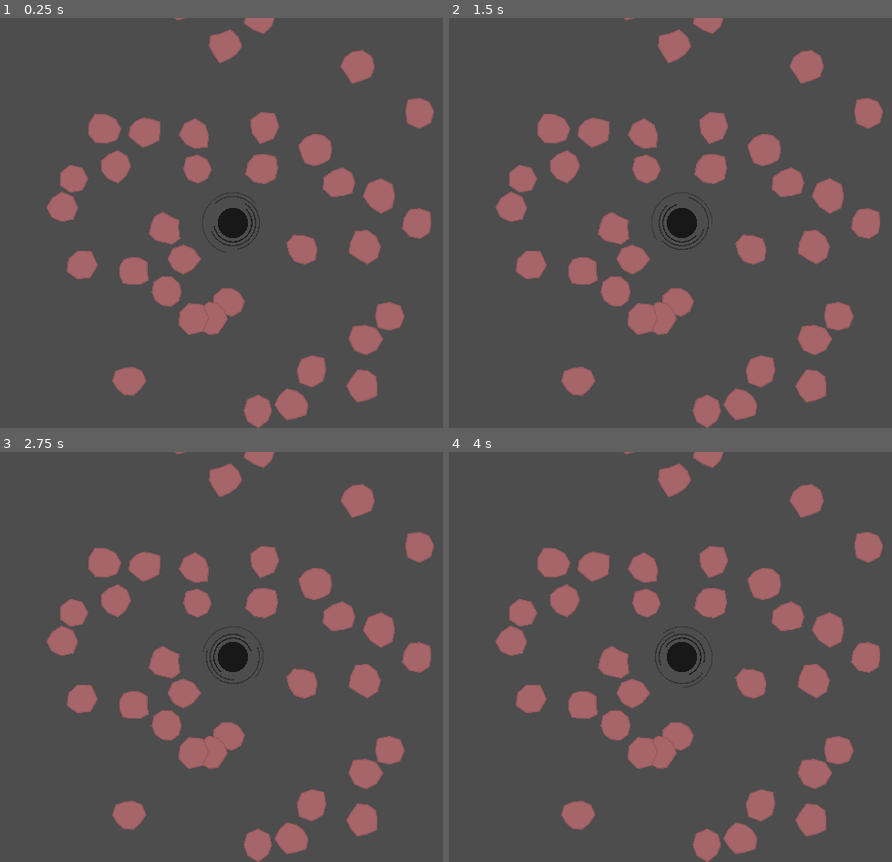
Above: before the commit, frames 1-4 (two rows, left to right).
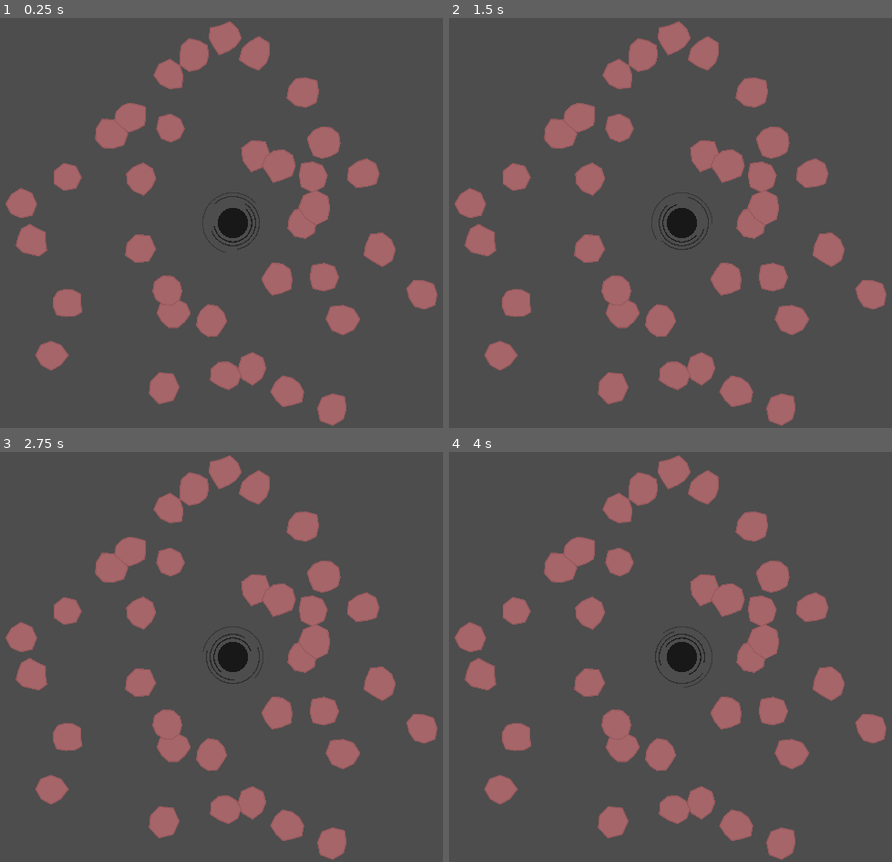
Above: after the commit, the same moments.

Repository: fatihceyln/a-game-about-feeding-a-black-hole
Game: Godot game, scene res://main/main.tscn
Two runs of this game, one before a commit and one after it. Both use one fixed random seed, a clock stepped at 60 frames per second and the inputs below. The project has no main scene, so this scene is started directly.
Inputs:
- Up to frame 1 (0.25 s): no input
- Up to frame 2 (1.5 s): tap Enter at 0.5 s
- Up to frame 3 (2.75 s): tap Space at 2 s
- Up to frame 4 (4 s): tap Enter at 2.75 s; tap Space at 3.5 s

The runs differ from the first frame. In frame 1, 21% of the frame differs, in the area x 1-99%, y 0-100%; in frame 2, 21%; in frame 3, 21%; in frame 4, 21%.

Commit message:
Add asteroid spawning functionality in main script

Diff:
--- a/main/main.gd
+++ b/main/main.gd
@@ -9,6 +9,10 @@
 @onready var black_hole: BlackHole = $BlackHole
 
 func _ready() -> void:
+	spawn_asteroids()
+
+
+func spawn_asteroids() -> void:
 	for i in asteroid_count:
 		var asteroid: Asteroid = ASTEROID.instantiate()
 		var angle: float = TAU * float(i) / asteroid_count
